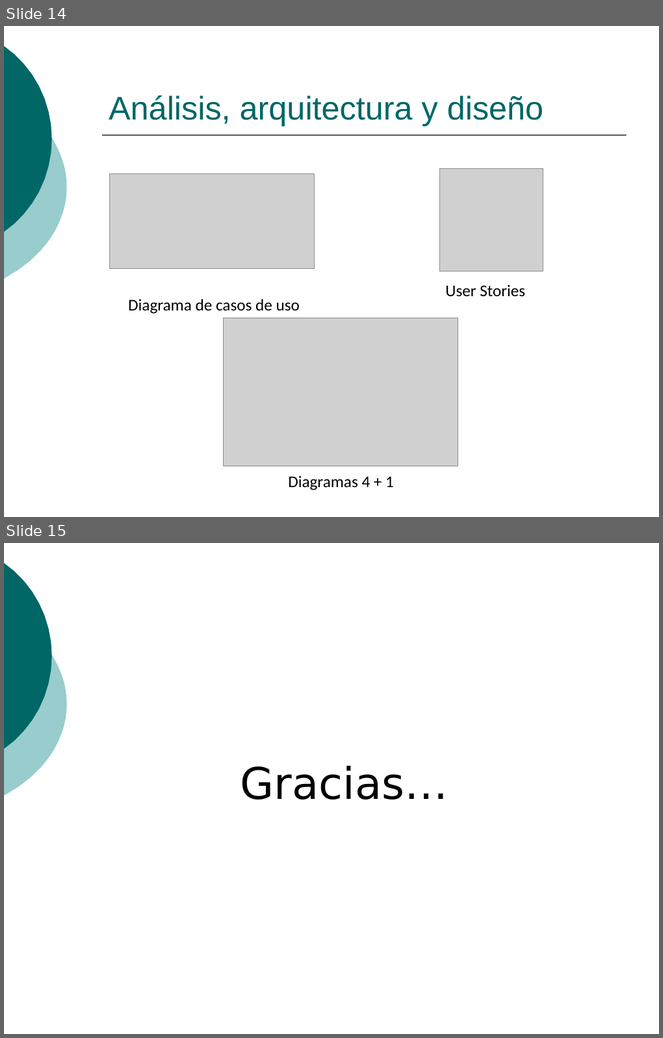
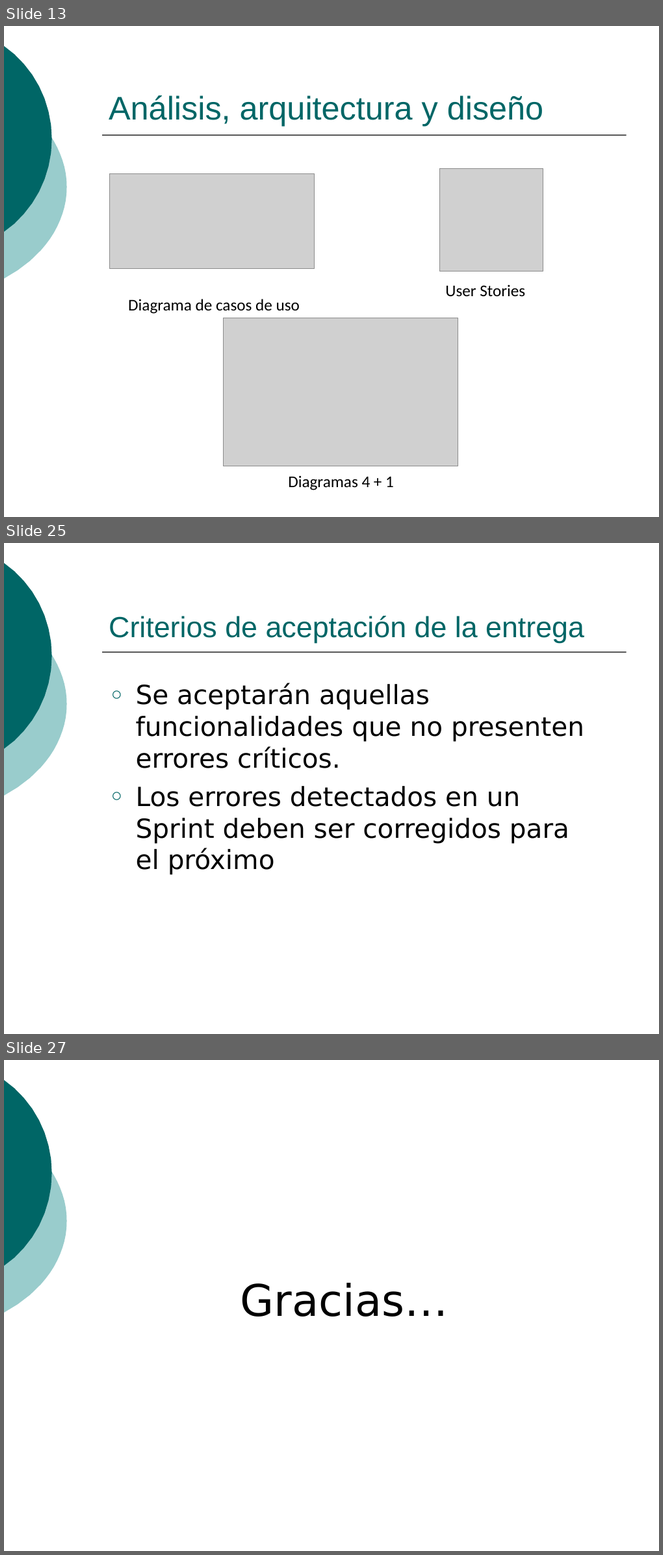
Before and after one commit to ingevy/taller-desarrollo-proyectos-ii-2do-2010, a slide deck: doc/presentaciones/Presentación inicial.ppt. Shown one above the other, each under a label of ours: slides 14 and 15 before the commit, slides 13, 25 and 27 after it; the slides between them are not shown. The pictures are 663x1038 and 663x1555 pixels, drawn with LibreOffice and Linux fonts; fonts in the diff are those of the drawing; grey boxes stand for pictures. Boxes give left, top, right and bottom in pixels: in the first picture for what was removed or moved away, otherwise in the second. Text is boxed around its words. In the diff, an @@ line names an element or a change of style, - is before the commit and + after.

```diff
--- a/doc/presentaciones/Presentación inicial.ppt
+++ b/doc/presentaciones/Presentación inicial.ppt
@@ slide 25 added at (4, 543, 659, 1034), background #FFFFFF; not listed: 3 template elements that a slide beside it also shows @@
@@ title added at (109, 616, 584, 643), 32 pt, text #006666 @@
+Criterios de aceptación de la entrega
@@ text added at (136, 683, 584, 875), 29 pt, text #000000 @@
+○ Se aceptarán aquellas funcionalidades que no presenten errores críticos.
+○ Los errores detectados en un Sprint deben ser corregidos para el próximo
@@ what was slide 14 is now slide 13 @@
@@ what was slide 15 is now slide 27 @@
```
Also in this commit, not shown: 5 slides changed, 13 other slides added, 2 slides removed.
